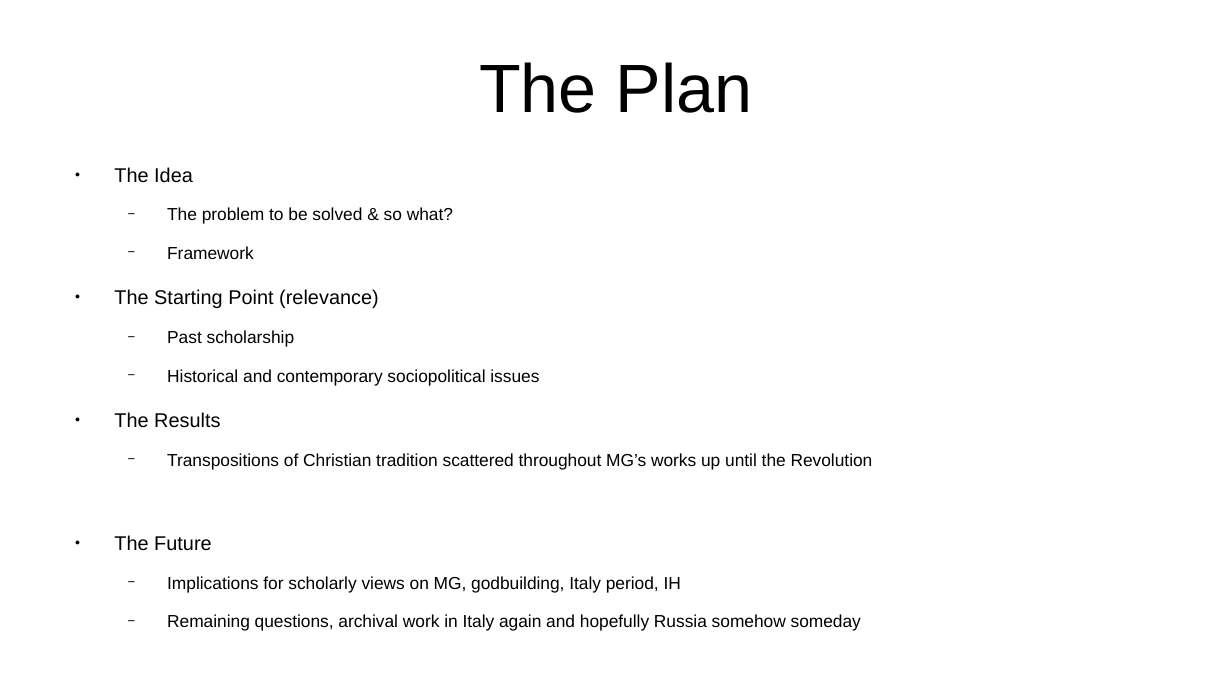
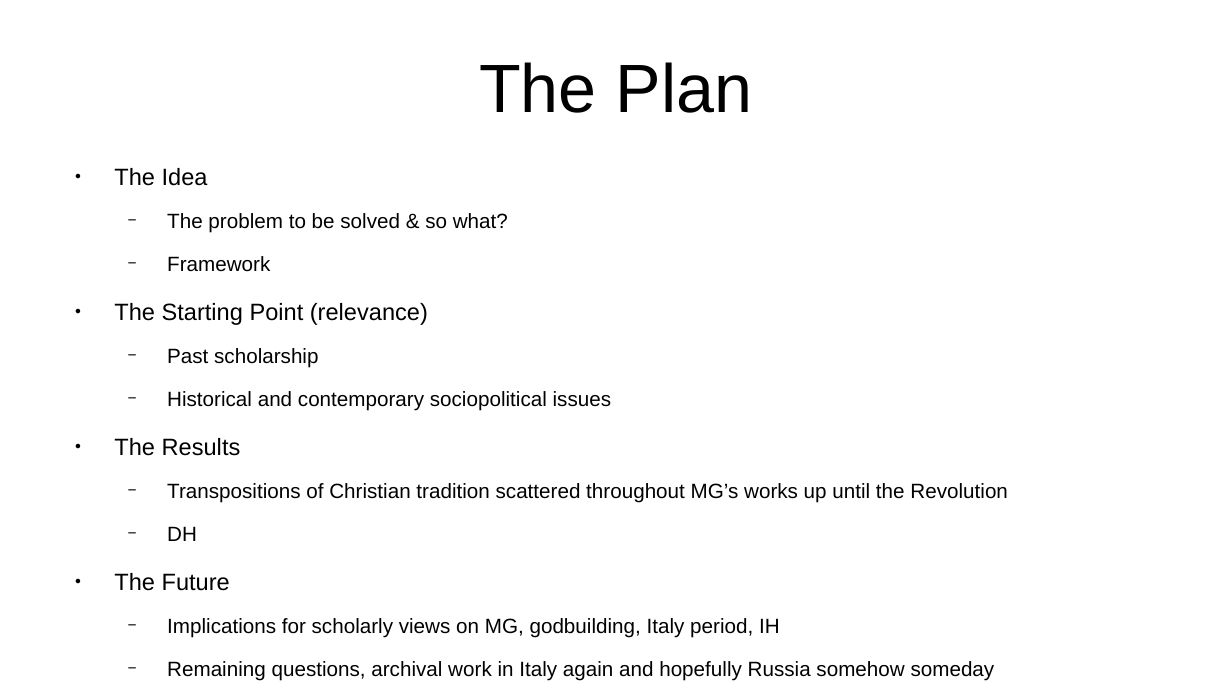
Before and after one commit to kollektivminds/russian-literary-bible, a slide deck: slide 2 of draft/pres.odp. Drawn at 1232x693 pixels with LibreOffice and Linux fonts; fonts in the diff are those of the drawing. Boxes give left, top, right and bottom in pixels: in the first picture for what was removed or moved away, otherwise in the second. Text is boxed around its words. In the diff, an @@ line names an element or a change of style, - is before the commit and + after.

```diff
--- a/draft/pres.odp
+++ b/draft/pres.odp
@@ text at (114, 168, 1008, 680): size 12.8 to 15.2 pt in "The Idea", "The Starting Point (relevance)", "The Results", "The Future"; size 11.2 to 13.3 pt in "The problem to be solved & so ...", "Framework", "Past scholarship", "Historical and contemporary sociopolitical issues" and 3 more places @@
@@ text at (167, 526, 197, 541): paragraph added @@
+  − DH
```
Also in this commit, not shown: 4 other slides changed, 2 slides added, 6 other files.
